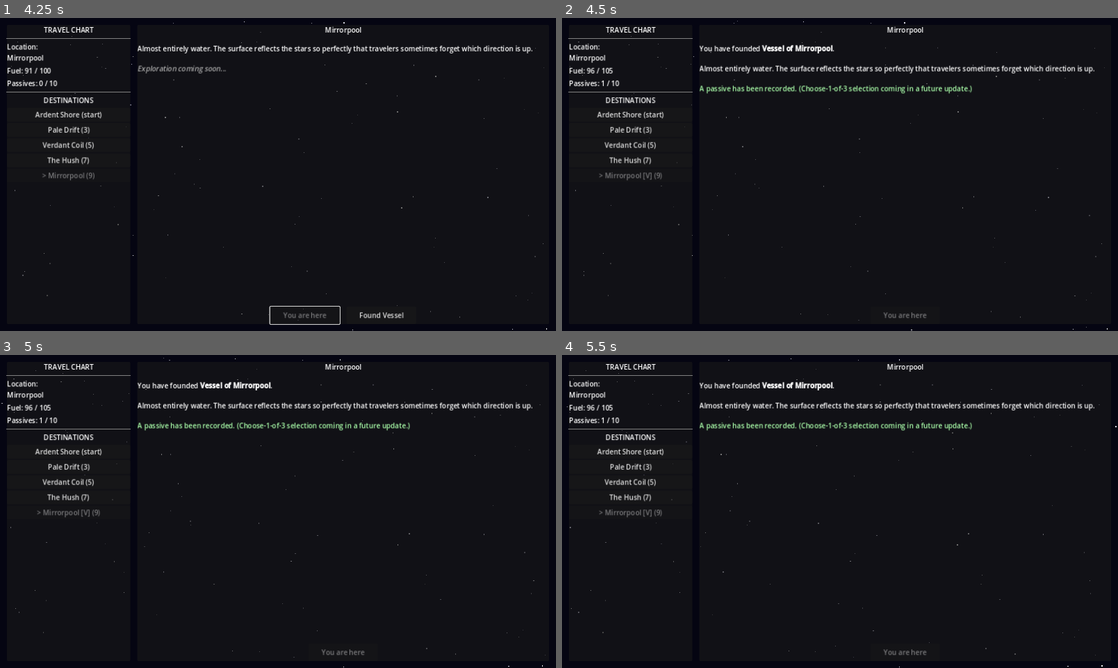
Above: before the commit, frames 1-4 (two rows, left to right).
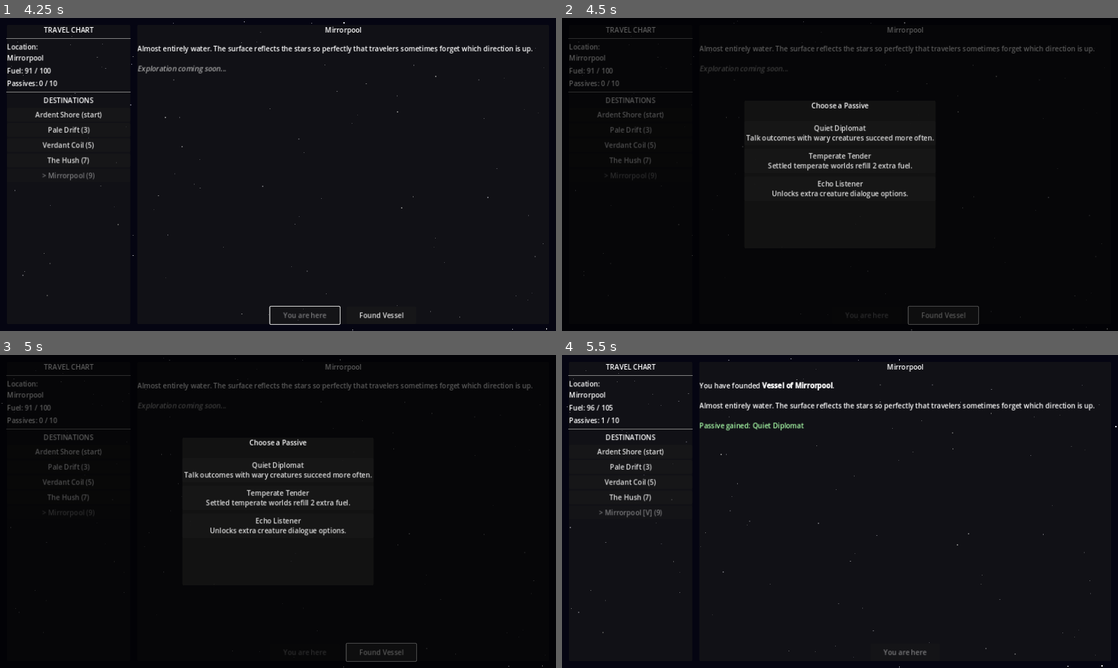
Above: after the commit, the same moments.

Repository: ColdTie/Metanoia-Vessel-2D
Game: Godot game, scene res://scenes/travel/travel_screen.tscn
Two runs of this game, one before a commit and one after it. Both use one fixed random seed, a clock stepped at 60 frames per second and the inputs below.
Inputs (mouse positions are in pixels of both pictures, inside the frame that each line leads up to):
- Up to frame 1 (4.25 s): click "Pale Drift (3)" at 0.5 s; click "Verdant Coil (5)" at 1.25 s; click "The Hush (7)" at 2 s; click "Mirrorpool (9)" at 2.75 s; click "Depart (9 fuel)" at 3.5 s
- Up to frame 2 (4.5 s): click "Found Vessel" at 4.25 s
- Up to frame 3 (5 s): no input
- Up to frame 4 (5.5 s): click (840, 470) at 5 s, where only the run after the commit has a clickable "Quiet Diplomat Talk outcomes …"

Frame 1 is identical in both runs. In frame 2, 5.5% of the frame differs, in the area x 1-99%, y 0-100%; in frame 3, 5.5%, in the area x 0-99%, y 0-100%; in frame 4, 0.6%.

Commit message:
Add choose-1-of-3 passive selection on settling
Fills out the full 10-passive roster in GameState.PASSIVE_POOL and
adds GameState.get_passive_choices() to draw 3 unowned passives.
New scenes/ui/passive_select.tscn popup (built in code, matching the
travel_screen.gd pattern) shows the choices when founding a Vessel;
picking one grants it via GameState.add_passive. Replaces the old
behavior of always auto-granting founding_bonus.

Updates design/systems.md (passive roster, settling reward flow,
scene map) and appends design/content-log.md.

Co-Authored-By: Claude Sonnet 5 <noreply@anthropic.com>
Claude-Session: https://claude.ai/code/session_013xRCpNYLN4NDNyZv6DMDQV

Diff:
--- /dev/null
+++ b/scenes/ui/passive_select.tscn
@@ -0,0 +1,6 @@
+[gd_scene load_steps=2 format=3 uid="uid://cpassivesel01"]
+
+[ext_resource type="Script" path="res://scripts/ui/passive_select.gd" id="1_passive"]
+
+[node name="PassiveSelect" type="Control"]
+script = ExtResource("1_passive")
--- a/scripts/autoloads/game_state.gd
+++ b/scripts/autoloads/game_state.gd
@@ -15,6 +15,61 @@
 # World catalog — initialized in _ready(); mutated when worlds are settled.
 # Each entry: {id, name, type, description, settled, vessel_name, distance, specimens}
 var world_catalog: Array = []
+
+# Full passive roster (10, matches design/systems.md). Settling draws 3 of the
+# ones the player doesn't already have; the player picks one to keep.
+const PASSIVE_POOL: Array = [
+	{
+		"id": "founding_bonus",
+		"name": "Founding Bonus",
+		"desc": "The act of founding grants clarity. +5 max fuel.",
+	},
+	{
+		"id": "root_knowledge",
+		"name": "Root Knowledge",
+		"desc": "Jungle worlds yield extra specimens.",
+	},
+	{
+		"id": "echo_listener",
+		"name": "Echo Listener",
+		"desc": "Unlocks extra creature dialogue options.",
+	},
+	{
+		"id": "frost_hardened",
+		"name": "Frost Hardened",
+		"desc": "Ice-world travel costs 1 less fuel.",
+	},
+	{
+		"id": "tide_reader",
+		"name": "Tide Reader",
+		"desc": "Ocean worlds reveal hidden specimens.",
+	},
+	{
+		"id": "dust_walker",
+		"name": "Dust Walker",
+		"desc": "Desert worlds never trigger forced combat.",
+	},
+	{
+		"id": "temperate_tender",
+		"name": "Temperate Tender",
+		"desc": "Settled temperate worlds refill 2 extra fuel.",
+	},
+	{
+		"id": "specimen_sense",
+		"name": "Specimen Sense",
+		"desc": "Specimens are easier to spot while exploring.",
+	},
+	{
+		"id": "quiet_diplomat",
+		"name": "Quiet Diplomat",
+		"desc": "Talk outcomes with wary creatures succeed more often.",
+	},
+	{
+		"id": "deep_current",
+		"name": "Deep Current",
+		"desc": "Travel to any settled world costs 1 less fuel.",
+	},
+]
 
 signal world_changed(new_world: String)
 signal passive_gained(passive: Dictionary)
@@ -111,6 +166,20 @@
 	return true
 
 
+func get_passive_choices(count: int = 3) -> Array:
+	var owned_ids: Array = []
+	for p in passives:
+		owned_ids.append(p.get("id", ""))
+
+	var available: Array = []
+	for p in PASSIVE_POOL:
+		if not owned_ids.has(p["id"]):
+			available.append(p)
+
+	available.shuffle()
+	return available.slice(0, min(count, available.size()))
+
+
 func add_passive(passive: Dictionary) -> void:
 	passives.append(passive)
 	passive_gained.emit(passive)
--- a/scripts/travel/travel_screen.gd
+++ b/scripts/travel/travel_screen.gd
@@ -20,8 +20,10 @@
 var _world_desc_label: RichTextLabel
 var _depart_button: Button
 var _settle_button: Button
+var _passive_select: Control
 
 var _selected_world_id: String = ""
+var _pending_settle_world_id: String = ""
 
 
 func _ready() -> void:
@@ -99,6 +101,14 @@
 
 	_build_left_panel(root)
 	_build_right_panel(root)
+	_build_passive_select(root)
+
+
+func _build_passive_select(parent: Control) -> void:
+	var passive_select_scene := preload("res://scenes/ui/passive_select.tscn")
+	_passive_select = passive_select_scene.instantiate()
+	parent.add_child(_passive_select)
+	_passive_select.passive_selected.connect(_on_passive_selected)
 
 
 func _build_left_panel(parent: Control) -> void:
@@ -287,16 +297,23 @@
 	if world.get("settled", false):
 		return
 
+	_pending_settle_world_id = _selected_world_id
+	var choices := GameState.get_passive_choices(3)
+	_passive_select.open(choices)
+
+
+func _on_passive_selected(passive: Dictionary) -> void:
+	var world := GameState.get_world_by_id(_pending_settle_world_id)
+	_pending_settle_world_id = ""
+	if world.is_empty():
+		return
+
 	world["settled"] = true
 	world["vessel_name"] = "Vessel of " + world["name"]
 
-	# Grant the founding passive (choose-1-of-3 UI is TODO)
-	GameState.add_passive({
-		"id": "founding_bonus",
-		"name": "Founding Bonus",
-		"desc": "The act of founding grants clarity. +5 max fuel.",
-		"source": world["name"],
-	})
+	var granted := passive.duplicate()
+	granted["source"] = world["name"]
+	GameState.add_passive(granted)
 	GameState.max_fuel += 5
 	GameState.refuel(5)
 
@@ -307,8 +324,7 @@
 	_world_desc_label.text = \
 		"You have founded [b]" + world["vessel_name"] + "[/b].\n\n" \
 		+ world.get("description", "") \
-		+ "\n\n[color=#aaffaa]A passive has been recorded. " \
-		+ "(Choose-1-of-3 selection coming in a future update.)[/color]"
+		+ "\n\n[color=#aaffaa]Passive gained: " + granted.get("name", "") + "[/color]"
 
 	SaveLoad.save_game()
 
--- /dev/null
+++ b/scripts/ui/passive_select.gd
@@ -0,0 +1,66 @@
+extends Control
+
+# Choose-1-of-3 passive reward popup, shown when a world is settled.
+# Built in code (mirrors travel_screen.gd's approach) so the .tscn stays trivial.
+
+signal passive_selected(passive: Dictionary)
+
+var _button_box: VBoxContainer
+
+
+func _ready() -> void:
+	set_anchors_and_offsets_preset(Control.PRESET_FULL_RECT)
+	visible = false
+	mouse_filter = Control.MOUSE_FILTER_STOP
+	_build_ui()
+
+
+func _build_ui() -> void:
+	var dim := ColorRect.new()
+	dim.color = Color(0, 0, 0, 0.65)
+	dim.set_anchors_and_offsets_preset(Control.PRESET_FULL_RECT)
+	add_child(dim)
+
+	var panel := PanelContainer.new()
+	panel.anchor_left = 0.5
+	panel.anchor_top = 0.5
+	panel.anchor_right = 0.5
+	panel.anchor_bottom = 0.5
+	panel.offset_left = -220.0
+	panel.offset_top = -170.0
+	panel.offset_right = 220.0
+	panel.offset_bottom = 170.0
+	add_child(panel)
+
+	var vbox := VBoxContainer.new()
+	vbox.add_theme_constant_override("separation", 10)
+	panel.add_child(vbox)
+
+	var title := Label.new()
+	title.text = "Choose a Passive"
+	title.horizontal_alignment = HORIZONTAL_ALIGNMENT_CENTER
+	vbox.add_child(title)
+	vbox.add_child(HSeparator.new())
+
+	_button_box = VBoxContainer.new()
+	_button_box.add_theme_constant_override("separation", 8)
+	vbox.add_child(_button_box)
+
+
+func open(choices: Array) -> void:
+	for child in _button_box.get_children():
+		child.queue_free()
+
+	for passive in choices:
+		var btn := Button.new()
+		btn.text = "%s\n%s" % [passive.get("name", ""), passive.get("desc", "")]
+		btn.custom_minimum_size = Vector2(0, 56)
+		btn.pressed.connect(_on_choice_pressed.bind(passive))
+		_button_box.add_child(btn)
+
+	visible = true
+
+
+func _on_choice_pressed(passive: Dictionary) -> void:
+	visible = false
+	passive_selected.emit(passive)
Not shown, changed: design/content-log.md
Not shown, changed: design/systems.md
